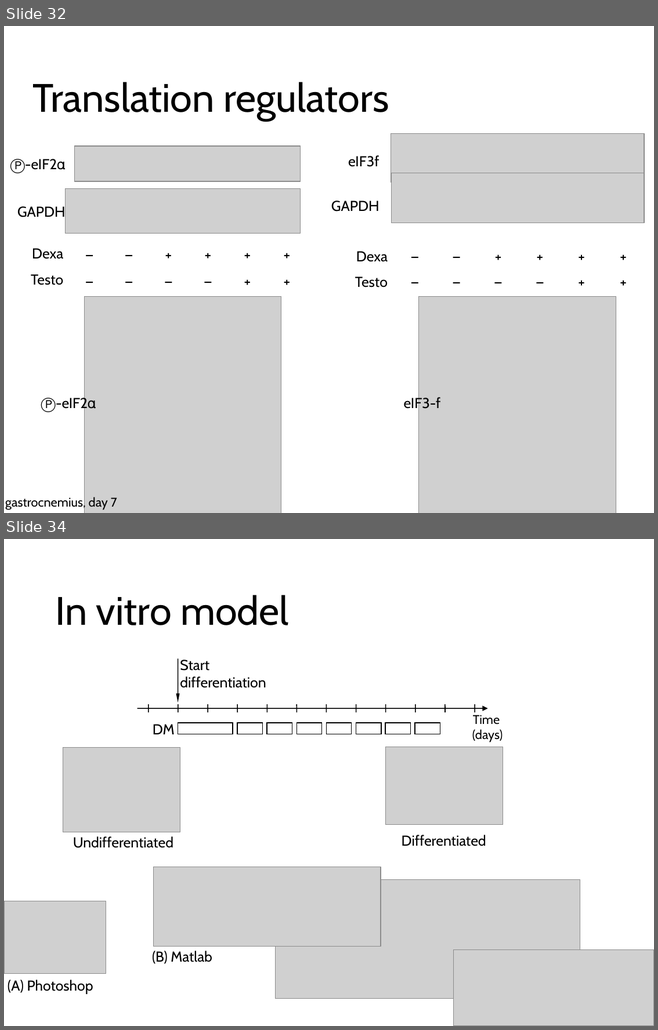
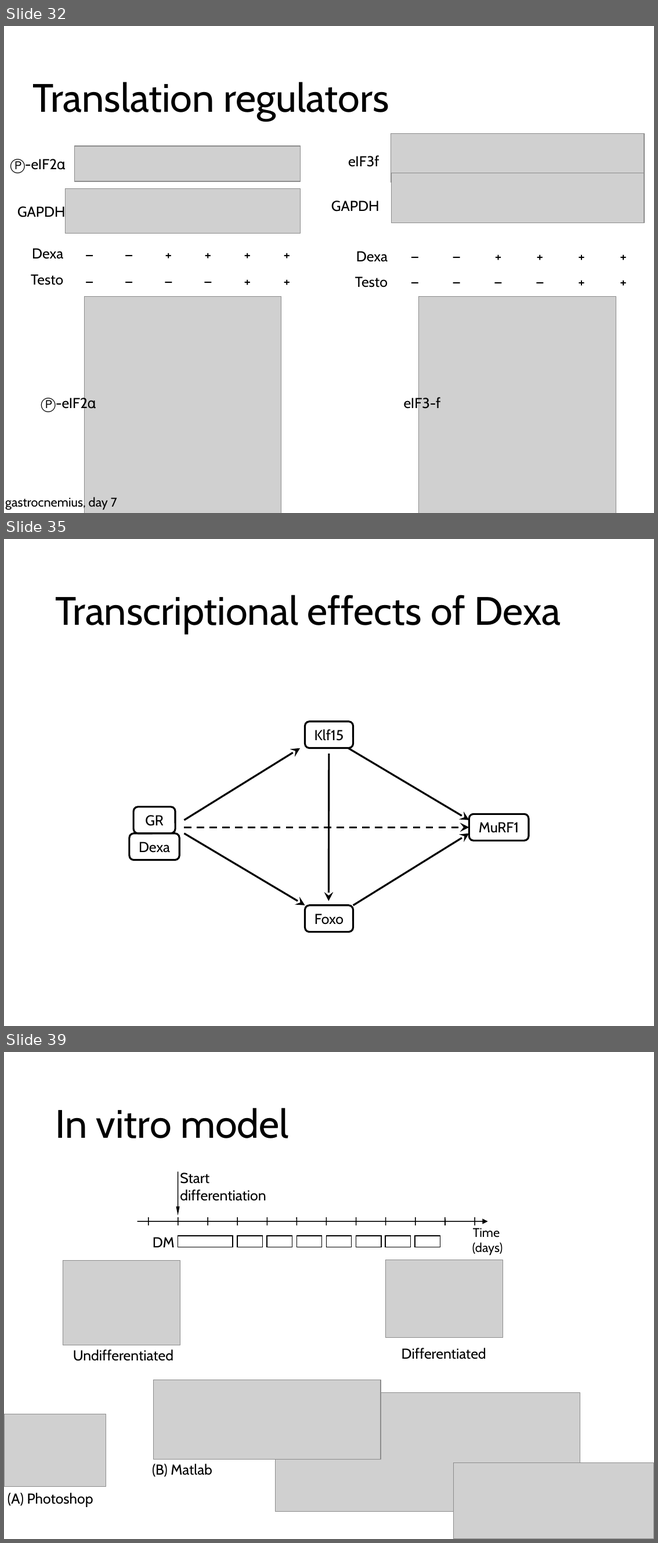
Before and after one commit to nvalexander/dissertation, a slide deck: defense.pptx. Shown one above the other, each under a label of ours: slides 32 and 34 before the commit, slides 32, 35 and 39 after it; the slides between them are not shown. The pictures are 658x1030 and 658x1543 pixels, drawn with LibreOffice and Linux fonts; fonts in the diff are those of the drawing; grey boxes stand for pictures. Boxes give left, top, right and bottom in pixels: in the first picture for what was removed or moved away, otherwise in the second. Text is boxed around its words. In the diff, an @@ line names an element or a change of style, - is before the commit and + after.

```diff
--- a/defense.pptx
+++ b/defense.pptx
@@ slide 35 added at [4, 539, 654, 1026], background #FFFFFF @@
@@ title added at [55, 595, 561, 634], 44 pt, text #000000 @@
+Transcriptional effects of Dexa
@@ rounded rectangle added at [305, 722, 353, 748], outline #000000 2 pt, 16 pt, text #000000 @@
+Klf15
@@ arrow added from (184, 820) to (300, 748), #000000 2 pt @@
@@ arrow added from (329, 754) to (328, 901), #000000 2 pt @@
@@ arrow added from (349, 748) to (469, 820), #000000 2 pt @@
@@ rounded rectangle added at [133, 806, 175, 833], outline #000000 2 pt, 16 pt, text #000000 @@
+GR
@@ rounded rectangle added at [469, 815, 529, 841], outline #000000 2 pt, 16 pt, text #000000 @@
+MuRF1
@@ rounded rectangle added at [129, 833, 179, 860], outline #000000 2 pt, 16 pt, text #000000 @@
+Dexa
@@ arrow added from (184, 833) to (305, 906), #000000 2 pt @@
@@ arrow added from (184, 827) to (469, 827), #000000 2 pt dashed @@
@@ arrow added from (353, 906) to (469, 833), #000000 2 pt @@
@@ rounded rectangle added at [305, 906, 353, 932], outline #000000 2 pt, 16 pt, text #000000 @@
+Foxo
@@ what was slide 34 is now slide 39 @@
```
Also in this commit, not shown: 1 slide changed, 4 other slides added.
